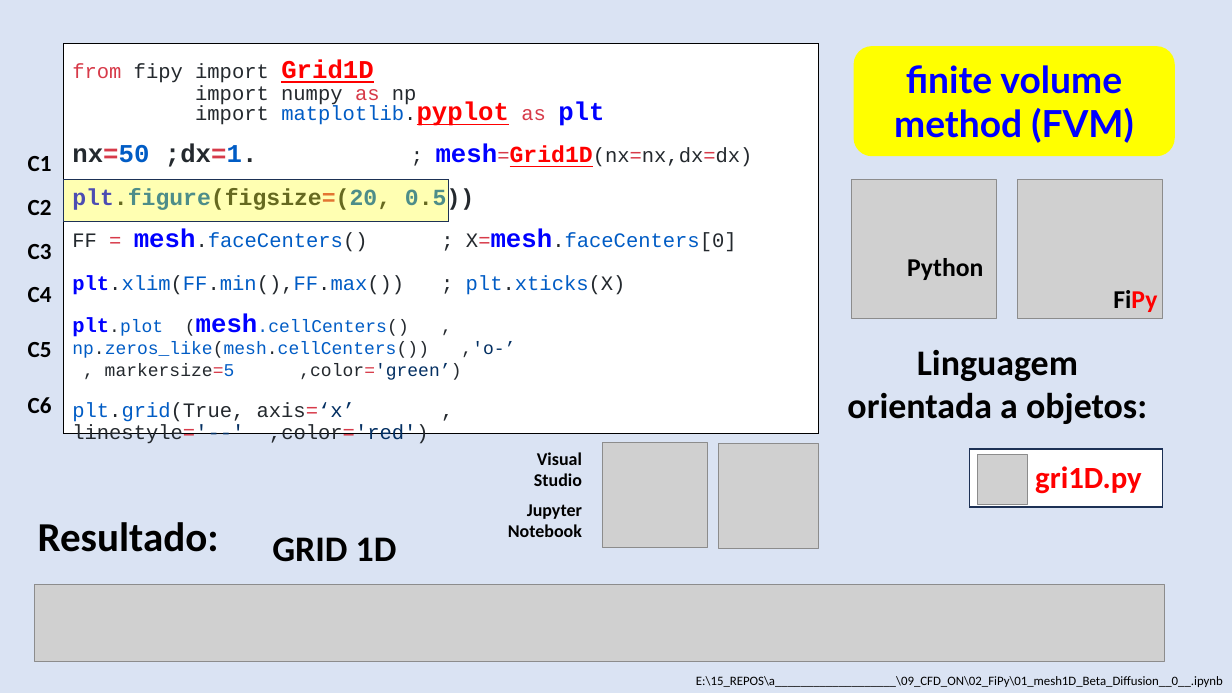
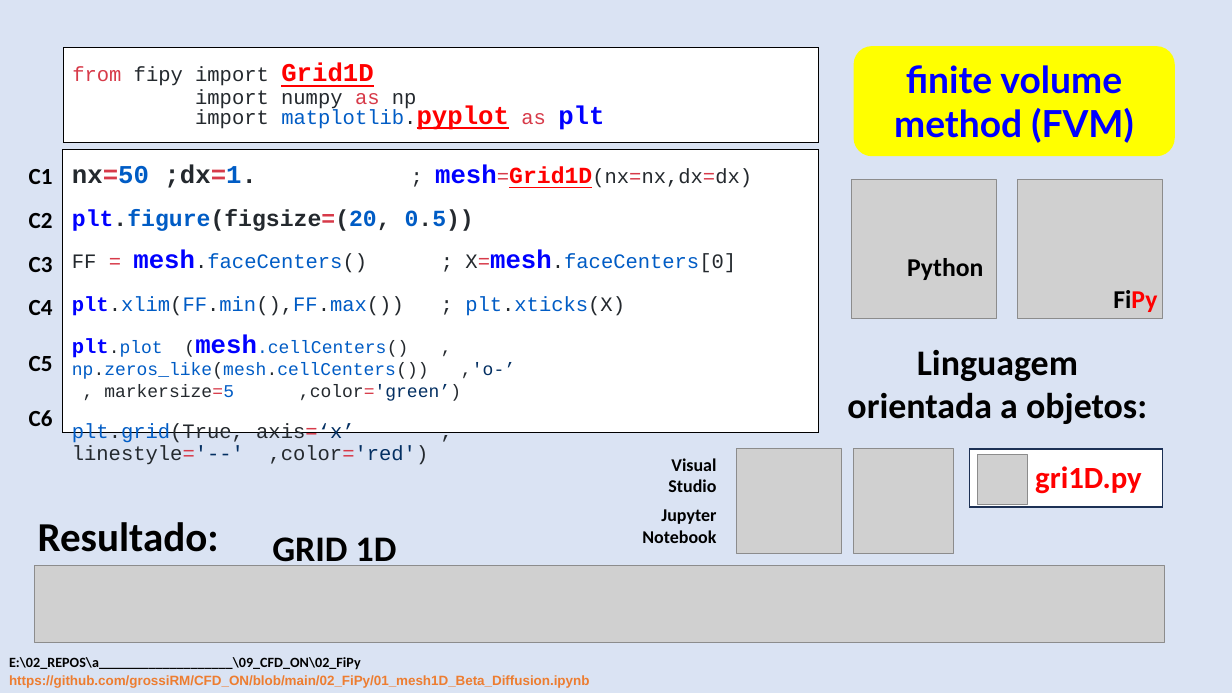
Before and after one commit to grossiRM/AM_FEG, a slide deck: slide 14 of Plano_V02_iii_AM_FEG/d_Topicos Especiais - Introducao a Manufatura Aditiva para Metais.pptx (slide 8 before the commit). Drawn at 1232x693 pixels with LibreOffice and Linux fonts; fonts in the diff are those of the drawing; grey boxes stand for pictures. Boxes give left, top, right and bottom in pixels: in the first picture for what was removed or moved away, otherwise in the second. Text is boxed around its words. In the diff, an @@ line names an element or a change of style, - is before the commit and + after.

```diff
--- a/Plano_V02_iii_AM_FEG/d_Topicos Especiais - Introducao a Manufatura Aditiva para Metais.pptx
+++ b/Plano_V02_iii_AM_FEG/d_Topicos Especiais - Introducao a Manufatura Aditiva para Metais.pptx
@@ rectangle added at (63,47,819,142), fill #FFFFFF, outline #000000 0.75 pt, 16 pt, text #24292E @@
+from fipy import Grid1D
+import numpy as np
+import matplotlib.pyplot as plt
@@ text in rectangle at (72,59,604,126): paragraphs removed @@
-from fipy import Grid1D
-import numpy as np
-import matplotlib.pyplot as plt
@@ text "C1": place and size @@
-text "C1" at (28,156,52,413)
+text "C1" at (29,169,53,426)
@@ rectangle "nx=50 ;dx=1. ; mesh=Grid1D(nx=nx,dx=dx)": place and size @@
-rectangle "nx=50 ;dx=1. ; mesh=Grid1D(nx=nx,dx=dx)" at (63,43,819,433)
+rectangle "nx=50 ;dx=1. ; mesh=Grid1D(nx=nx,dx=dx)" at (63,150,819,433)
@@ rectangle: place and size @@
-rectangle at (64,179,449,222)
+rectangle at (65,193,450,236)
@@ 2 pictures, 1 text: place and size @@
-2 pictures, 1 text at (508,443,820,549)
+2 pictures, 1 text at (642,448,954,555)
@@ picture: place and size @@
-picture at (34,585,1165,662)
+picture at (34,566,1165,642)
@@ text at (9,657,361,670): text changed; size 10 to 11 pt; bold on @@
-E:\15_REPOS\a___________________\09_CFD_ON\02_FiPy\01_mesh1D_Beta_Diffusion__0__.ipynb
+E:\02_REPOS\a___________________\09_CFD_ON\02_FiPy
@@ text added at (9,675,589,688), 10.5 pt, text #ED7D31, bold @@
+https://github.com/grossiRM/CFD_ON/blob/main/02_FiPy/01_mesh1D_Beta_Diffusion.ipynb
```
Also in this commit, not shown: 23 other slides changed, 11 slides added, 8 other files.
